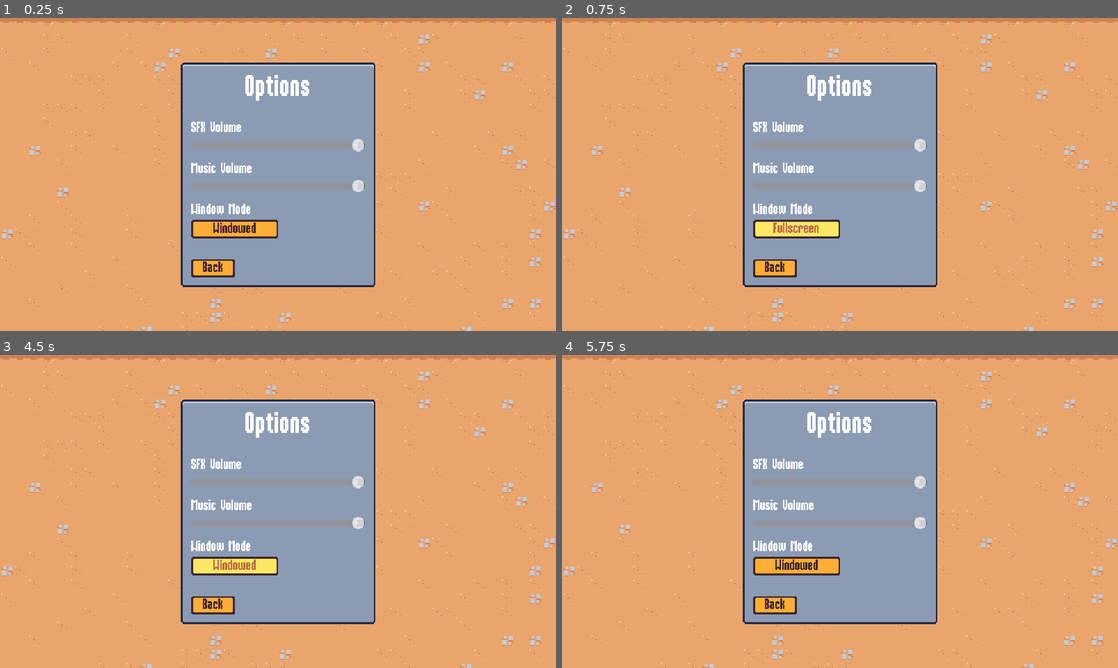
Above: before the commit, frames 1-4 (two rows, left to right).
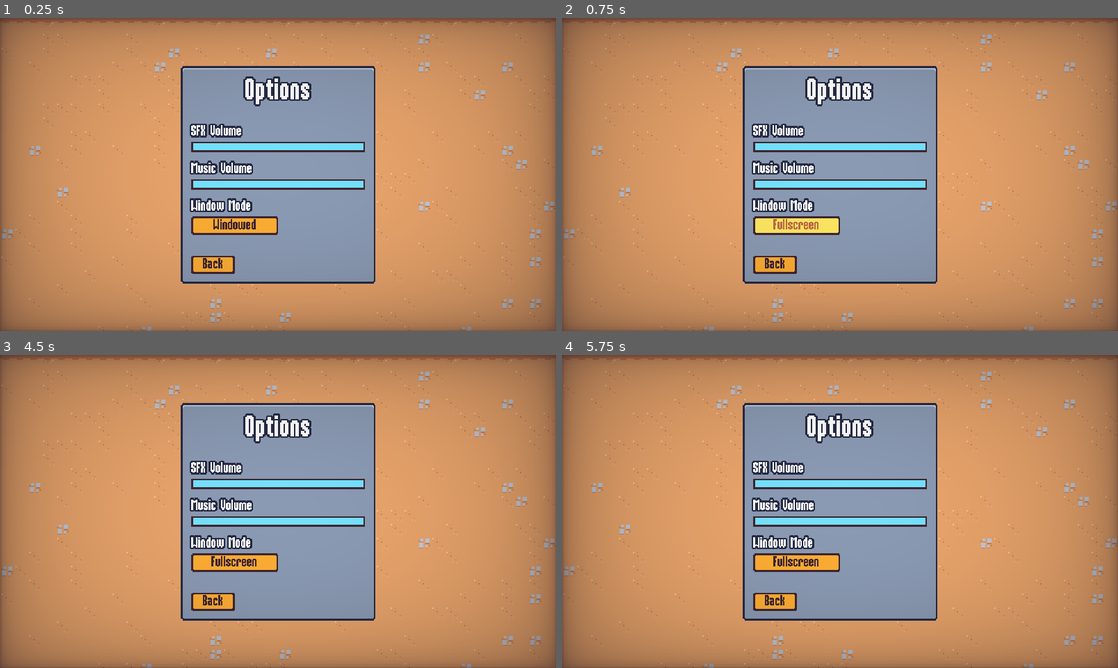
Above: after the commit, the same moments.

Repository: ToraSpaceLab/Survivors
Game: Godot game, scene res://scenes/UI/options_menu.tscn
Two runs of this game, one before a commit and one after it. Both use one fixed random seed, a clock stepped at 60 frames per second and the inputs below. This scene is started directly instead of the project's main scene.
Inputs (mouse positions are in pixels of both pictures, inside the frame that each line leads up to):
- Up to frame 1 (0.25 s): no input
- Up to frame 2 (0.75 s): click "Windowed" at 0.5 s
- Up to frame 3 (4.5 s): click "Back" at 1.25 s; move the mouse to (400, 495) at 2.02 s; press the mouse at (400, 495) at 2.03 s; hold D (move_right) 2.03-2.78 s; move the mouse to (166, 527) at 2.77 s; release the mouse at (166, 527) at 2.78 s; hold S (move_down) 2.78-3.53 s; click (166, 527) at 2.85 s; move the mouse to (333, 442) at 3.52 s; press the mouse at (333, 442) at 3.53 s; hold D (move_right) 3.53-4.28 s; move the mouse to (250, 574) at 4.27 s; release the mouse at (250, 574) at 4.28 s; hold W (move_up) from 4.28 s (still down); click (250, 574) at 4.35 s
- Up to frame 4 (5.75 s): move the mouse to (1006, 558) at 5.02 s; release W (move_up) at 5.03 s; press the mouse at (1006, 558) at 5.03 s; hold A (move_left) from 5.03 s (still down)

The runs differ from the first frame. In frame 1, 55% of the frame differs, in the area x 0-100%, y 0-100%; in frame 2, 55%; in frame 3, 55%; in frame 4, 55%.

Commit message:
Styling the options menu sliders

Diff:
--- a/resources/theme/theme.tres
+++ b/resources/theme/theme.tres
@@ -41,6 +41,35 @@
 texture_margin_bottom = 3.0
 region_rect = Rect2(4, 20, 8, 8)
 
+[sub_resource type="PlaceholderTexture2D" id="PlaceholderTexture2D_8n3oo"]
+size = Vector2(0, 0)
+
+[sub_resource type="PlaceholderTexture2D" id="PlaceholderTexture2D_orw62"]
+size = Vector2(0, 0)
+
+[sub_resource type="StyleBoxFlat" id="StyleBoxFlat_56c54"]
+bg_color = Color(0.458824, 0.890196, 1, 1)
+border_width_left = 2
+border_width_top = 2
+border_width_right = 2
+border_width_bottom = 2
+border_color = Color(0.8, 0.8, 0.8, 0)
+
+[sub_resource type="StyleBoxFlat" id="StyleBoxFlat_8n3oo"]
+bg_color = Color(0.458824, 0.890196, 1, 1)
+border_width_left = 2
+border_width_top = 2
+border_width_right = 2
+border_width_bottom = 2
+border_color = Color(0.8, 0.8, 0.8, 0)
+
+[sub_resource type="StyleBoxFlat" id="StyleBoxFlat_orw62"]
+content_margin_left = 2.0
+content_margin_top = 6.0
+content_margin_right = 2.0
+content_margin_bottom = 6.0
+bg_color = Color(0.247059, 0.14902, 0.192157, 1)
+
 [sub_resource type="StyleBoxTexture" id="StyleBoxTexture_orw62"]
 texture = ExtResource("1_8n3oo")
 texture_margin_left = 4.0
@@ -57,6 +86,12 @@
 default_font_size = 16
 AlternatePanelContainer/base_type = &"PanelContainer"
 AlternatePanelContainer/styles/panel = SubResource("StyleBoxTexture_8n3oo")
+BlueOutlineLabel/base_type = &"Label"
+BlueOutlineLabel/colors/font_outline_color = Color(0.14902, 0.168627, 0.266667, 1)
+BlueOutlineLabel/colors/font_shadow_color = Color(0.14902, 0.168627, 0.266667, 1)
+BlueOutlineLabel/constants/outline_size = 8
+BlueOutlineLabel/constants/shadow_offset_x = 0
+BlueOutlineLabel/constants/shadow_offset_y = 0
 Button/colors/font_color = Color(0.247059, 0.14902, 0.192157, 1)
 Button/colors/font_focus_color = Color(0.247059, 0.14902, 0.192157, 1)
 Button/colors/font_hover_color = Color(0.741176, 0.423529, 0.290196, 1)
@@ -65,6 +100,11 @@
 Button/styles/hover = SubResource("StyleBoxTexture_65ii4")
 Button/styles/normal = SubResource("StyleBoxTexture_56c54")
 Button/styles/pressed = SubResource("StyleBoxTexture_j4h2o")
+HSlider/icons/grabber = SubResource("PlaceholderTexture2D_8n3oo")
+HSlider/icons/grabber_highlight = SubResource("PlaceholderTexture2D_orw62")
+HSlider/styles/grabber_area = SubResource("StyleBoxFlat_56c54")
+HSlider/styles/grabber_area_highlight = SubResource("StyleBoxFlat_8n3oo")
+HSlider/styles/slider = SubResource("StyleBoxFlat_orw62")
 Label/constants/line_spacing = 0
 PanelContainer/styles/panel = SubResource("StyleBoxTexture_orw62")
 ProgressBar/styles/background = SubResource("StyleBoxFlat_q6qt1")
--- a/scenes/UI/ability_upgrade_card.tscn
+++ b/scenes/UI/ability_upgrade_card.tscn
@@ -246,8 +246,7 @@
 unique_name_in_owner = true
 custom_minimum_size = Vector2(8, 8)
 layout_mode = 2
-theme_override_colors/font_outline_color = Color(0.14902, 0.168627, 0.266667, 1)
-theme_override_constants/outline_size = 8
+theme_type_variation = &"BlueOutlineLabel"
 theme_override_font_sizes/font_size = 32
 text = "Test Name"
 horizontal_alignment = 1
@@ -258,8 +257,6 @@
 unique_name_in_owner = true
 custom_minimum_size = Vector2(1, 1)
 layout_mode = 2
-theme_override_colors/font_shadow_color = Color(0.14902, 0.168627, 0.266667, 1)
-theme_override_colors/font_outline_color = Color(0.14902, 0.168627, 0.266667, 1)
-theme_override_constants/outline_size = 8
+theme_type_variation = &"BlueOutlineLabel"
 text = "Write some description here as you write a long description"
 autowrap_mode = 2
--- a/scenes/UI/end_screen.tscn
+++ b/scenes/UI/end_screen.tscn
@@ -116,11 +116,7 @@
 [node name="TitleLabel" type="Label" parent="MarginContainer/PanelContainer/MarginContainer/VBoxContainer"]
 unique_name_in_owner = true
 layout_mode = 2
-theme_override_colors/font_shadow_color = Color(0.14902, 0.168627, 0.266667, 1)
-theme_override_colors/font_outline_color = Color(0.14902, 0.168627, 0.266667, 1)
-theme_override_constants/shadow_offset_x = 0
-theme_override_constants/shadow_offset_y = 0
-theme_override_constants/outline_size = 8
+theme_type_variation = &"BlueOutlineLabel"
 theme_override_font_sizes/font_size = 32
 text = "Victory"
 horizontal_alignment = 1
@@ -129,11 +125,7 @@
 [node name="DescriptionLabel" type="Label" parent="MarginContainer/PanelContainer/MarginContainer/VBoxContainer"]
 unique_name_in_owner = true
 layout_mode = 2
-theme_override_colors/font_shadow_color = Color(0.14902, 0.168627, 0.266667, 1)
-theme_override_colors/font_outline_color = Color(0.14902, 0.168627, 0.266667, 1)
-theme_override_constants/shadow_offset_x = 0
-theme_override_constants/shadow_offset_y = 0
-theme_override_constants/outline_size = 8
+theme_type_variation = &"BlueOutlineLabel"
 text = "You won!"
 
 [node name="VBoxContainer" type="VBoxContainer" parent="MarginContainer/PanelContainer/MarginContainer/VBoxContainer"]
--- a/scenes/UI/main_menu.tscn
+++ b/scenes/UI/main_menu.tscn
@@ -1,8 +1,9 @@
-[gd_scene load_steps=4 format=4 uid="uid://cdenynrp2a5co"]
+[gd_scene load_steps=5 format=4 uid="uid://cdenynrp2a5co"]
 
 [ext_resource type="Script" uid="uid://cf3ql88p1xr5t" path="res://scenes/ui/main_menu.gd" id="1_1g8jr"]
 [ext_resource type="TileSet" uid="uid://c65unnjyof4ru" path="res://resources/tileset.tres" id="1_sl1te"]
 [ext_resource type="PackedScene" uid="uid://cr02n8weqt34y" path="res://scenes/sound_button.tscn" id="2_fe2o3"]
+[ext_resource type="PackedScene" uid="uid://cpaaj5i5numex" path="res://scenes/ui/vignette.tscn" id="2_m1kxf"]
 
 [node name="MainMenu" type="CanvasLayer"]
 script = ExtResource("1_1g8jr")
@@ -38,6 +39,7 @@
 
 [node name="Label" type="Label" parent="MarginContainer/PanelContainer/MarginContainer/VBoxContainer"]
 layout_mode = 2
+theme_type_variation = &"BlueOutlineLabel"
 theme_override_font_sizes/font_size = 32
 text = "The Arena"
 
@@ -55,3 +57,5 @@
 unique_name_in_owner = true
 layout_mode = 2
 text = "Quit"
+
+[node name="Vignette" parent="." instance=ExtResource("2_m1kxf")]
--- a/scenes/UI/options_menu.tscn
+++ b/scenes/UI/options_menu.tscn
@@ -1,6 +1,7 @@
-[gd_scene load_steps=4 format=4 uid="uid://cyicpm7c0nasg"]
+[gd_scene load_steps=5 format=4 uid="uid://cyicpm7c0nasg"]
 
 [ext_resource type="Script" uid="uid://c87fqljh85ypw" path="res://scenes/ui/options_menu.gd" id="1_imaij"]
+[ext_resource type="PackedScene" uid="uid://cpaaj5i5numex" path="res://scenes/ui/vignette.tscn" id="2_0ejsc"]
 [ext_resource type="TileSet" uid="uid://c65unnjyof4ru" path="res://resources/tileset.tres" id="2_c4822"]
 [ext_resource type="PackedScene" uid="uid://cr02n8weqt34y" path="res://scenes/sound_button.tscn" id="3_0ejsc"]
 
@@ -40,6 +41,7 @@
 
 [node name="Label" type="Label" parent="MarginContainer/PanelContainer/MarginContainer/VBoxContainer"]
 layout_mode = 2
+theme_type_variation = &"BlueOutlineLabel"
 theme_override_font_sizes/font_size = 32
 text = "Options"
 horizontal_alignment = 1
@@ -53,6 +55,7 @@
 
 [node name="Label" type="Label" parent="MarginContainer/PanelContainer/MarginContainer/VBoxContainer/VBoxContainer/SfxOptionContainer"]
 layout_mode = 2
+theme_type_variation = &"BlueOutlineLabel"
 text = "SFX Volume"
 
 [node name="SfxSlider" type="HSlider" parent="MarginContainer/PanelContainer/MarginContainer/VBoxContainer/VBoxContainer/SfxOptionContainer"]
@@ -60,12 +63,14 @@
 layout_mode = 2
 max_value = 1.0
 step = 0.01
+value = 0.43
 
 [node name="MusicOptionContainer" type="VBoxContainer" parent="MarginContainer/PanelContainer/MarginContainer/VBoxContainer/VBoxContainer"]
 layout_mode = 2
 
 [node name="Label" type="Label" parent="MarginContainer/PanelContainer/MarginContainer/VBoxContainer/VBoxContainer/MusicOptionContainer"]
 layout_mode = 2
+theme_type_variation = &"BlueOutlineLabel"
 text = "Music Volume"
 
 [node name="MusicSlider" type="HSlider" parent="MarginContainer/PanelContainer/MarginContainer/VBoxContainer/VBoxContainer/MusicOptionContainer"]
@@ -79,6 +84,7 @@
 
 [node name="Label" type="Label" parent="MarginContainer/PanelContainer/MarginContainer/VBoxContainer/VBoxContainer/WindowOptionContainer"]
 layout_mode = 2
+theme_type_variation = &"BlueOutlineLabel"
 text = "Window Mode"
 
 [node name="WindowButton" parent="MarginContainer/PanelContainer/MarginContainer/VBoxContainer/VBoxContainer/WindowOptionContainer" instance=ExtResource("3_0ejsc")]
@@ -93,3 +99,6 @@
 layout_mode = 2
 size_flags_horizontal = 0
 text = "Back"
+
+[node name="Vignette" parent="." instance=ExtResource("2_0ejsc")]
+layer = 2
Not shown: 1 places in resources/theme/theme.tres that only renumber resources
